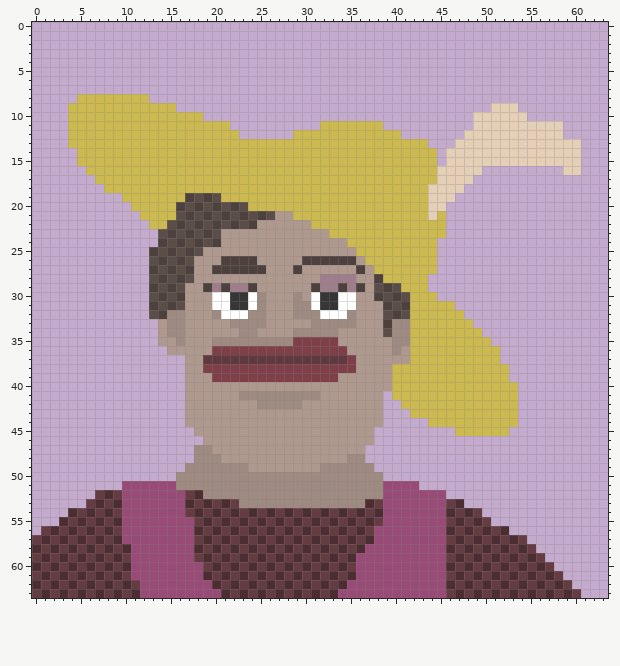
One commit to this pixel-art sprite: sprites/spr_fp_face/layers/f4cbcdbc-3fee-40c3-a62b-67eb24c7fad6/03f47760-046e-4ef7-94d7-4e6a28a57bad.png. The picture above was drawn from the file before the commit.
The file is 64x64 pixels.
After the commit:
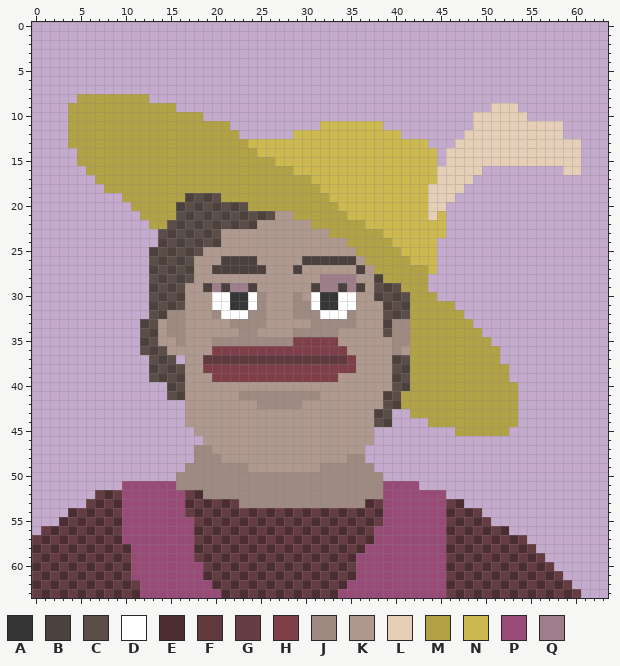
Palette (. is transparent): A #363636  B #4c413c  C #5b4e48  D #ffffff  E #4c2d32  F #60393f  G #663c43  H #7f3f49  J #9e8a80  K #af998e  L #e5cfb7  M #b2a246  N #ccba50  P #994b77  Q #9e7e8a
Change:
@@ x 0..63 @@
  7 ................................................................
- 8 .....NNNNNNNN...................................................
- 9 ....NNNNNNNNNNNN...................................LLL..........
-10 ....NNNNNNNNNNNNNNN..............................LLLLLL.........
-11 ....NNNNNNNNNNNNNNNNNN..........NNNNNNN..........LLLLLLLLLL.....
-12 ....NNNNNNNNNNNNNNNNNNN......NNNNNNNNNNNN.......LLLLLLLLLLL.....
-13 ....NNNNNNNNNNNNNNNNNNNNNNNNNNNNNNNNNNNNNNNN...LLLLLLLLLLLLLL...
-14 .....NNNNNNNNNNNNNNNNNNNNNNNNNNNNNNNNNNNNNNNN.LLLLLLLLLLLLLLL...
-15 .....NNNNNNNNNNNNNNNNNNNNNNNNNNNNNNNNNNNNNNNN.LLLLLLLLLLLLLLL...
-16 ......NNNNNNNNNNNNNNNNNNNNNNNNNNNNNNNNNNNNNNNLLLLL.........LL...
-17 .......NNNNNNNNNNNNNNNNNNNNNNNNNNNNNNNNNNNNNNLLLL...............
-18 ........NNNNNNNNNNNNNNNNNNNNNNNNNNNNNNNNNNNNLLLL................
-19 ..........NNNNNNNBCBCNNNNNNNNNNNNNNNNNNNNNNNLLL.................
-20 ...........NNNNNBCBCBCBCNNNNNNNNNNNNNNNNNNNNLL..................
-21 ............NNNNCBCBCBCBCBCKKNNNNNNNNNNNNNNNLN..................
-22 .............NNCBCBCBCBCBKKKKKKNNNNNNNNNNNNNNN..................
-23 ..............CBCBCBCKKKKKKKKKKKKNNNNNNNNNNNNN..................
-24 ..............BCBCBCBKKKKKKKKKKKKKKNNNNNNNNNN...................
-25 .............BCBCBCKKKKKKKKKKKKKKKKKNNNNNNNNN...................
-26 .............CBCBCKKKBBBBKKKKKBBBBBBKNNNNNNNN...................
-27 .............BCBCBKKBBBBBBKKKBKKKKKKBKNNNNNNN...................
-28 .............CBCBCKKKKKKKKKKKKKKQQQQKKBNNNNN....................
-29 .............BCBCKKBQBQQBKKKKKKBQQBQBKCBCNNN....................
-30 .............CBCBKKKDDAADJKKKJKDAADDKKBCBCNNN...................
-31 .............BCBCKKKDDAADJKKKJJDAADDKKKBCBNNNNN.................
-32 .............CBJJKKKJDDDJJKKKJJJDDDJKKKCBCNNNNNN................
-33 ..............KJJKKKKKJJJJKKKKKJJJJJKKKBJJNNNNNNN...............
-34 ..............KJJKKKKKKJJKKKKJJJJJKKKKKCJJNNNNNNNN..............
-35 ..............KKJKKKJJJJJJJJJHHHHHKKKKKKJJNNNNNNNNN.............
-36 ...............KKKKKHHHHHHHHHHHHHHHKKKKKJKNNNNNNNNNN............
-37 .................KKFFFFFFFFFFFFFFFFHKKKKKKNNNNNNNNNN............
-38 .................KKHHHHHHHHHHHHHHHHHKKKKNNNNNNNNNNNNN...........
-39 .................KKKHHHHHHHHHHHHHHKKKKKKNNNNNNNNNNNNN...........
-40 .................KKKKKKKKKKKKKKKKKKKKKKKNNNNNNNNNNNNNN..........
-41 .................KKKKKKJJJJJJJJJKKKKKKK.NNNNNNNNNNNNNN..........
-42 .................KKKKKKKKJJJJJKKKKKKKKK..NNNNNNNNNNNNN..........
-43 .................KKKKKKKKKKKKKKKKKKKKKK...NNNNNNNNNNNN..........
-44 .................KKKKKKKKKKKKKKKKKKKKKK.....NNNNNNNNNN..........
-45 ..................KKKKKKKKKKKKKKKKKKKK.........NNNNNN...........
+ 8 .....MMMMMMMM...................................................
+ 9 ....MMMMMMMMMMMM...................................LLL..........
+10 ....MMMMMMMMMMMMMMM..............................LLLLLL.........
+11 ....MMMMMMMMMMMMMMMMMM..........NNNNNNN..........LLLLLLLLLL.....
+12 ....MMMMMMMMMMMMMMMMMMM......NNNNNNNNNNNN.......LLLLLLLLLLL.....
+13 ....MMMMMMMMMMMMMMMMMMMMNNNNNNNNNNNNNNNNNNNN...LLLLLLLLLLLLLL...
+14 .....MMMMMMMMMMMMMMMMMMMMNNNNNNNNNNNNNNNNNNNN.LLLLLLLLLLLLLLL...
+15 .....MMMMMMMMMMMMMMMMMMMMMMNNNNNNNNNNNNNNNNNN.LLLLLLLLLLLLLLL...
+16 ......MMMMMMMMMMMMMMMMMMMMMMMNNNNNNNNNNNNNNNNLLLLL.........LL...
+17 .......MMMMMMMMMMMMMMMMMMMMMMMMNNNNNNNNNNNNNNLLLL...............
+18 ........MMMMMMMMMMMMMMMMMMMMMMMMNNNNNNNNNNNNLLLL................
+19 ..........MMMMMMMBCBCMMMMMMMMMMMMNNNNNNNNNNNLLL.................
+20 ...........MMMMMBCBCBCBCMMMMMMMMMMNNNNNNNNNNLL..................
+21 ............MMMMCBCBCBCBCBCKKMMMMMMNNNNNNNNNLN..................
+22 .............MMCBCBCBCBCBKKKKKKMMMMMMNNNNNNNNN..................
+23 ..............CBCBCBCKKKKKKKKKKKKMMMMMMNNNNNNN..................
+24 ..............BCBCBCBKKKKKKKKKKKKKKMMMMMNNNNN...................
+25 .............BCBCBCKKKKKKKKKKKKKKKKKMMMMMNNNN...................
+26 .............CBCBCKKKBBBBKKKKKBBBBBBKMMMMMNNN...................
+27 .............BCBCBKKBBBBBBKKKBKKKKKKBKMMMMMMN...................
+28 .............CBCBCKKKKKKKKKKKKKKQQQQKKBMMMMM....................
+29 .............BCBCKKBQBQQBKKKKKKBQQBQBKCBCMMM....................
+30 .............CBCBKKKDDAADJKKKJKDAADDKKBCBCMMM...................
+31 .............BCBCKKKDDAADJKKKJJDAADDKKKBCBMMMMM.................
+32 .............CBJJKKKJDDDJJKKKJJJDDDJKKKCBCMMMMMM................
+33 ............BCKJJKKKKKJJJJKKKKKJJJJJKKKBJJMMMMMMM...............
+34 ............CBKJJKKKKKKJJKKKKJJJJJKKKKKCJJMMMMMMMM..............
+35 ............BCKKJKKKJJJJJJJJJHHHHHKKKKKKJJMMMMMMMMM.............
+36 ............CBCKKKKKHHHHHHHHHHHHHHHKKKKKJKMMMMMMMMMM............
+37 .............CBC.KKFFFFFFFFFFFFFFFFHKKKKBCMMMMMMMMMM............
+38 .............BCBCKKHHHHHHHHHHHHHHHHHKKKKCBMMMMMMMMMMM...........
+39 .............CBCBKKKHHHHHHHHHHHHHHKKKKKKBCMMMMMMMMMMM...........
+40 ...............BCKKKKKKKKKKKKKKKKKKKKKKKCBMMMMMMMMMMMM..........
+41 ...............CBKKKKKKJJJJJJJJJKKKKKKKBCMMMMMMMMMMMMM..........
+42 .................KKKKKKKKJJJJJKKKKKKKKKCBMMMMMMMMMMMMM..........
+43 .................KKKKKKKKKKKKKKKKKKKKKBC..MMMMMMMMMMMM..........
+44 .................KKKKKKKKKKKKKKKKKKKKKCB....MMMMMMMMMM..........
+45 ..................KKKKKKKKKKKKKKKKKKKK.........MMMMMM...........
 46 ...................KKKKKKKKKKKKKKKKKKK..........................
Pixel boxes of the changes (left, top, right, bottom) in both pictures:
changed: (68, 94, 518, 436)
